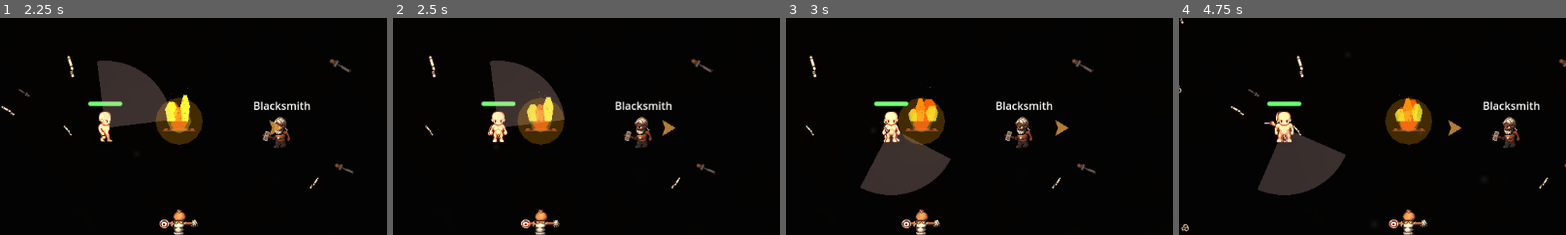
Above: before the commit, frames 1-4 (left to right).
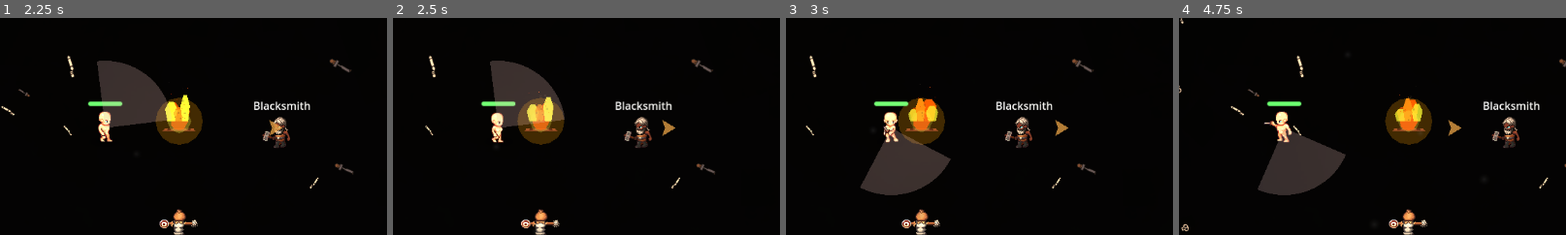
Above: after the commit, the same moments.

Repository: crimes86/godot-combat-game
Game: Godot game, scene res://main.tscn
Two runs of this game, one before a commit and one after it. Both use one fixed random seed, a clock stepped at 60 frames per second and the inputs below.
Inputs (mouse positions are % of the whole screen's width and height, from its top left):
- Up to frame 1 (2.25 s): tap Enter (ui_accept) at 0.5 s; drag from (62, 97) to (63, 50) at 0.52 s; drag from (30, 55) to (63, 50) at 1.27 s; move the mouse to (60, 28) at 2.02 s; hold D (move_right) from 2.03 s (still down); hold F from 2.03 s (still down)
- Up to frame 2 (2.5 s): keep holding D (move_right); keep holding F; tap G at 2.3 s
- Up to frame 3 (3 s): release D (move_right) at 2.75 s; release F at 2.75 s; drag from (45, 70) to (67, 50) at 2.77 s
- Up to frame 4 (4.75 s): move the mouse to (80, 65) at 3.52 s; hold A (move_left) 3.53-4.25 s; tap I at 3.6 s; tap Enter (ui_accept) at 3.77 s; tap G at 3.8 s; drag from (20, 35) to (60, 94) at 4.27 s
The pictures show only the part of the screen within x 36-86%, y 25-75%; the shares and areas given below are measured in that part.

Frame 1 is identical in both runs. In frame 2, 0.4% of the frame differs, in the area x 24-30%, y 42-58%; in frame 3, 0.4%; in frame 4, 0.5%.

Commit message:
FIX: Remove old sprites before creating new ones on weapon equip
CRITICAL BUG FIX: When equipping/unequipping weapons, create_player_sprite()
was being called without removing the old sprites first. This caused:
- Multiple CharacterSprite nodes stacking on top of each other
- Multiple Shadow nodes
- The "static character facing down" was the old idle sprite stuck
  underneath the new animated sprite

Fix:
- Remove old CharacterSprite and Shadow before creating new ones
- Use queue_free() to properly clean up the nodes
- Now weapon equip/unequip properly replaces the sprite layer

This was discovered by the debug output showing duplicate sprites:
  - @AnimatedSprite2D@5533 (the duplicate)

🤖 Generated with [Claude Code](https://claude.com/claude-code)

Co-Authored-By: Claude <noreply@anthropic.com>

Diff:
--- a/scripts/player/Player.gd
+++ b/scripts/player/Player.gd
@@ -914,6 +914,19 @@
 
 func create_player_sprite() -> void:
 	print("Creating simple LPC sprite system")
+
+	# Remove old sprites if they exist (for weapon equip/unequip)
+	var old_character_sprite = get_node_or_null("CharacterSprite")
+	if old_character_sprite:
+		print("  Removing old CharacterSprite")
+		remove_child(old_character_sprite)
+		old_character_sprite.queue_free()
+
+	var old_shadow = get_node_or_null("Shadow")
+	if old_shadow:
+		print("  Removing old Shadow")
+		remove_child(old_shadow)
+		old_shadow.queue_free()
 
 	# Hide the placeholder Sprite2D from the scene
 	var placeholder_sprite = get_node_or_null("Sprite2D")
